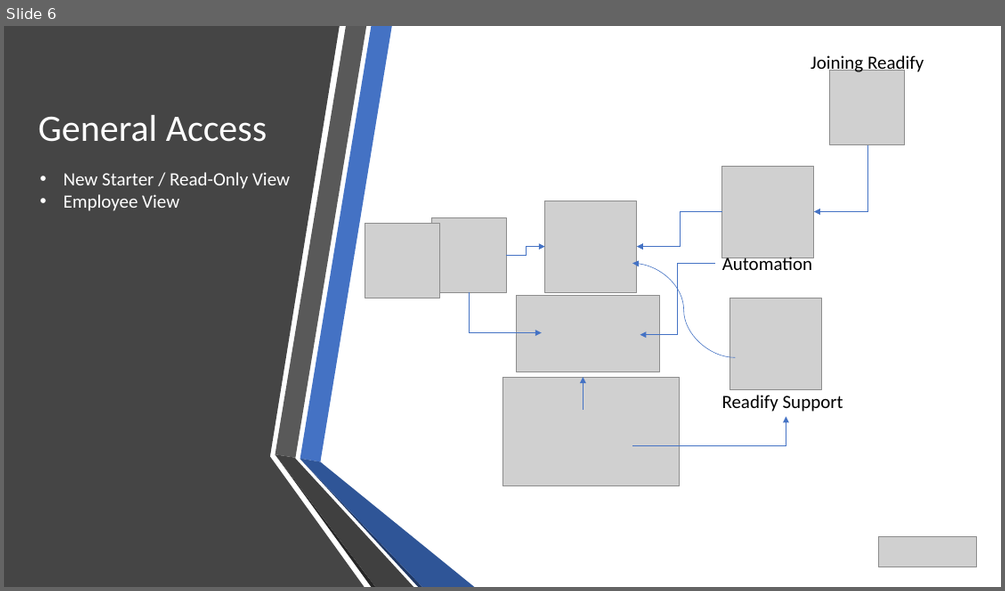
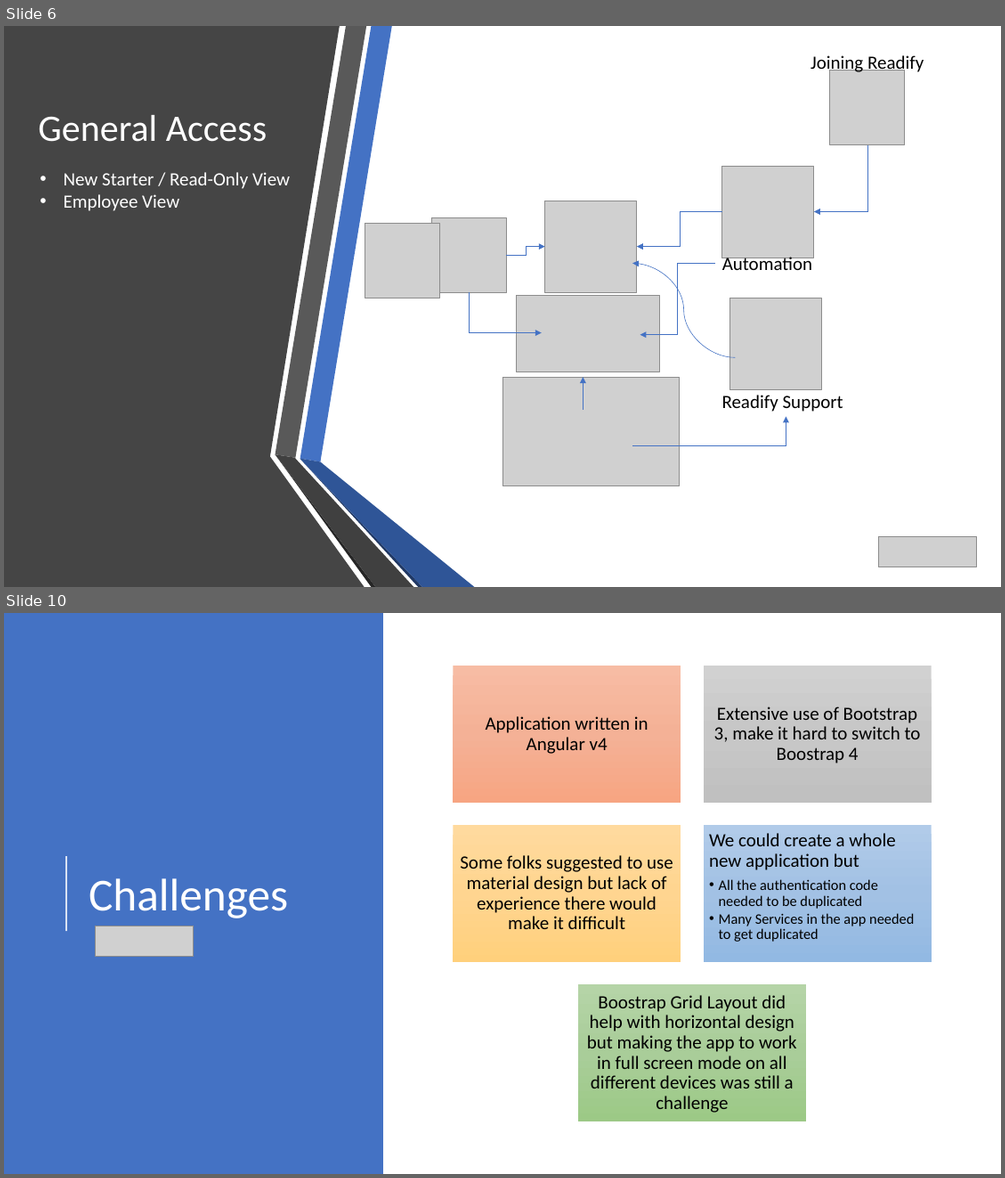
Before and after one commit to mehdikhaleghian/StudyNotes, a slide deck: OnboardEasy.pptx. Shown one above the other, each under a label of ours: slide 6 before the commit, slides 6 and 10 after it; the slides between them are not shown. The pictures are 1005x591 and 1005x1178 pixels, drawn with LibreOffice and Linux fonts; fonts in the diff are those of the drawing; grey boxes stand for pictures. Boxes give left, top, right and bottom in pixels: in the first picture for what was removed or moved away, otherwise in the second. Text is boxed around its words. In the diff, an @@ line names an element or a change of style, - is before the commit and + after.

```diff
--- a/OnboardEasy.pptx
+++ b/OnboardEasy.pptx
@@ slide 10 added at box(4, 613, 1001, 1174), background #FFFFFF @@
@@ rectangle added at box(4, 613, 383, 1174), fill #4472C4 @@
@@ line added from (66, 931) to (66, 856), #FFFFFF 1.5 pt @@
@@ title added at box(89, 878, 288, 918), 44 pt, text #FFFFFF @@
+Challenges
@@ picture added at box(96, 925, 194, 957) @@
@@ group added at box(453, 666, 931, 1121): 5 rectangles, 5 texts @@
+Application written in Angular v4
+Extensive use of Bootstrap 3, make it hard to switch to Boostrap 4
+Some folks suggested to use material design but lack of experience there would make it difficult
+We could create a whole new application but
+  • All the authentication code needed to be duplicated
+  • Many Services in the app needed to get duplicated
+Boostrap Grid Layout did help with horizontal design but making the app to work in full screen mode on all different devices was still a challenge
```
Also in this commit, not shown: 3 slides changed, 9 other slides added, 5 other files.
